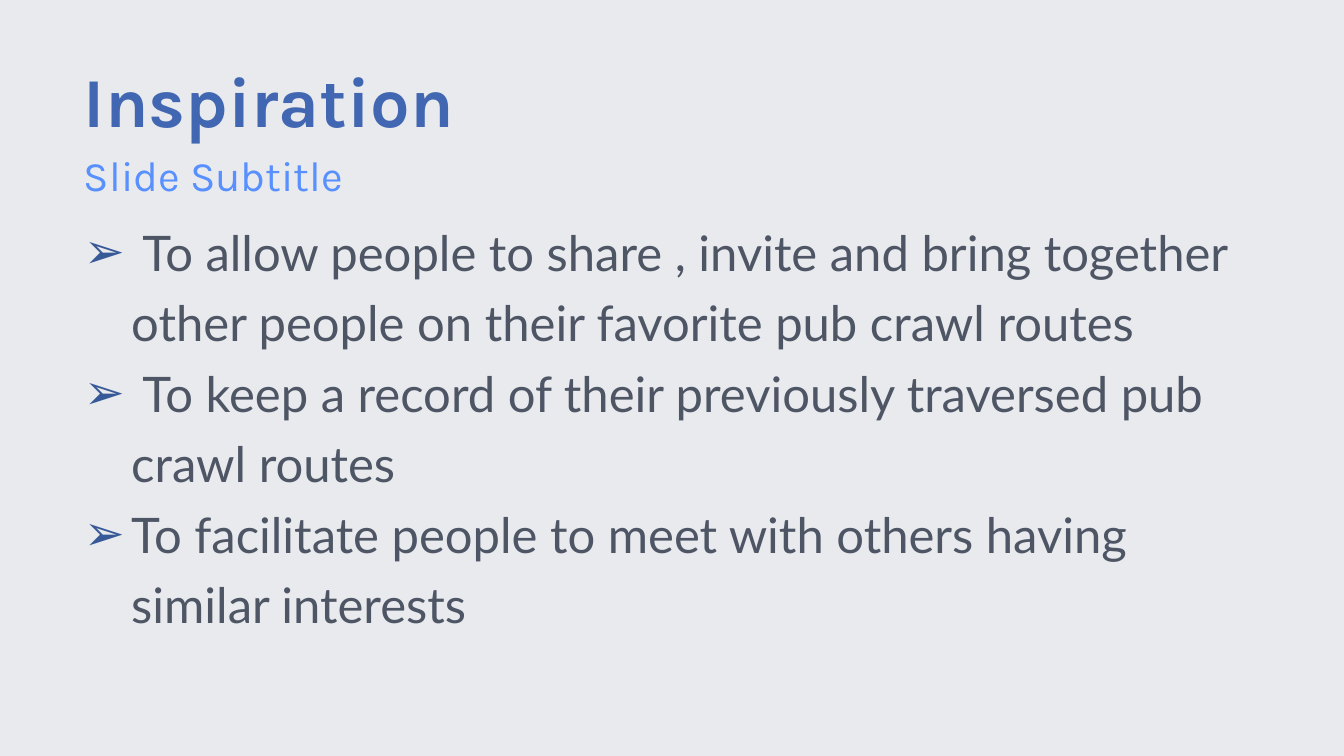
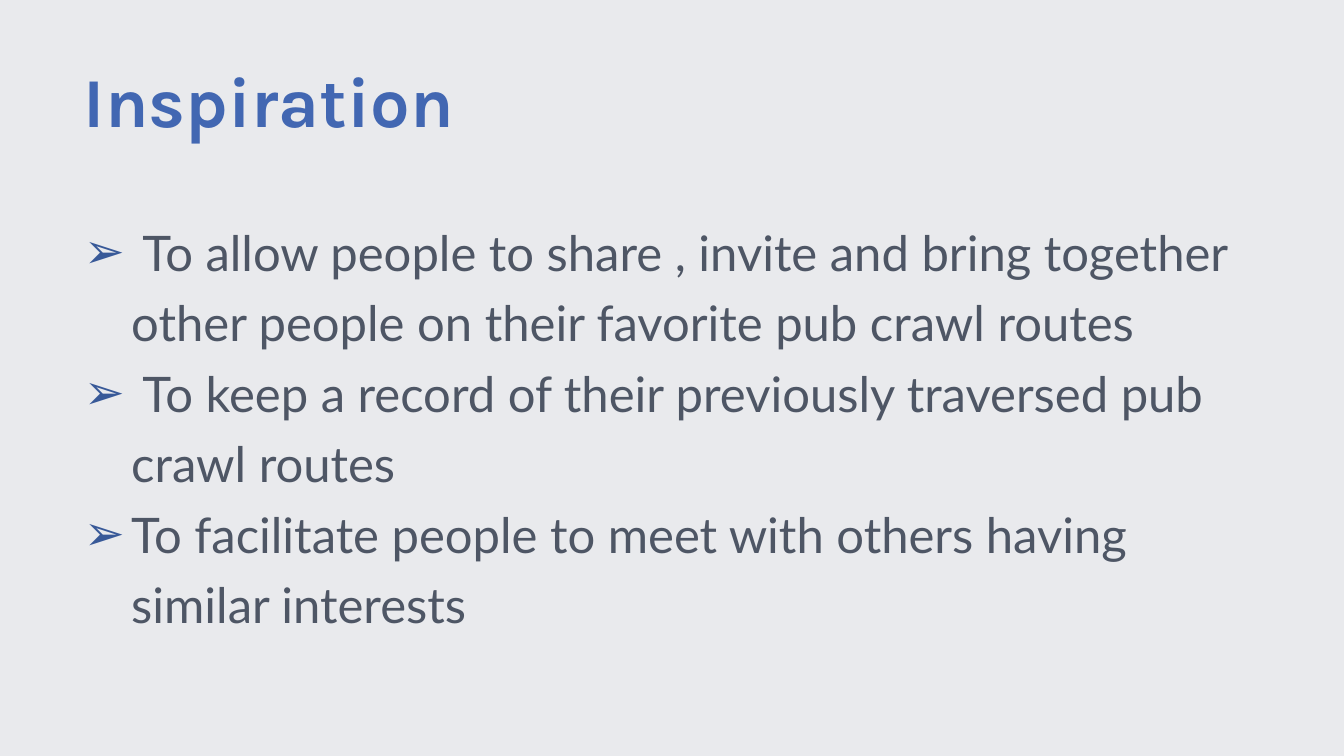
Before and after one commit to matthew-ho/hack-a-crawl, a slide deck: slide 2 of hack1.pptx. Drawn at 1344x756 pixels with LibreOffice and Linux fonts; fonts in the diff are those of the drawing. Boxes give left, top, right and bottom in pixels: in the first picture for what was removed or moved away, otherwise in the second. Text is boxed around its words. In the diff, an @@ line names an element or a change of style, - is before the commit and + after.

```diff
--- a/hack1.pptx
+++ b/hack1.pptx
@@ text removed at (x1=84, y1=162, x2=343, y2=192) @@
-Slide Subtitle
```
Also in this commit, not shown: 3 other slides changed.
